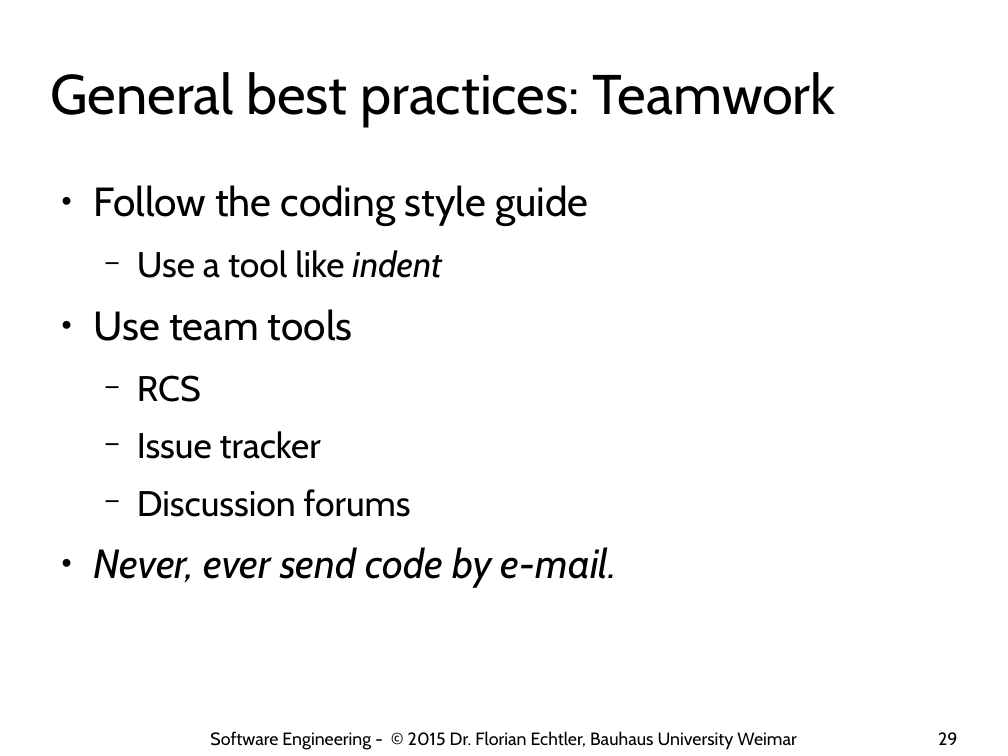
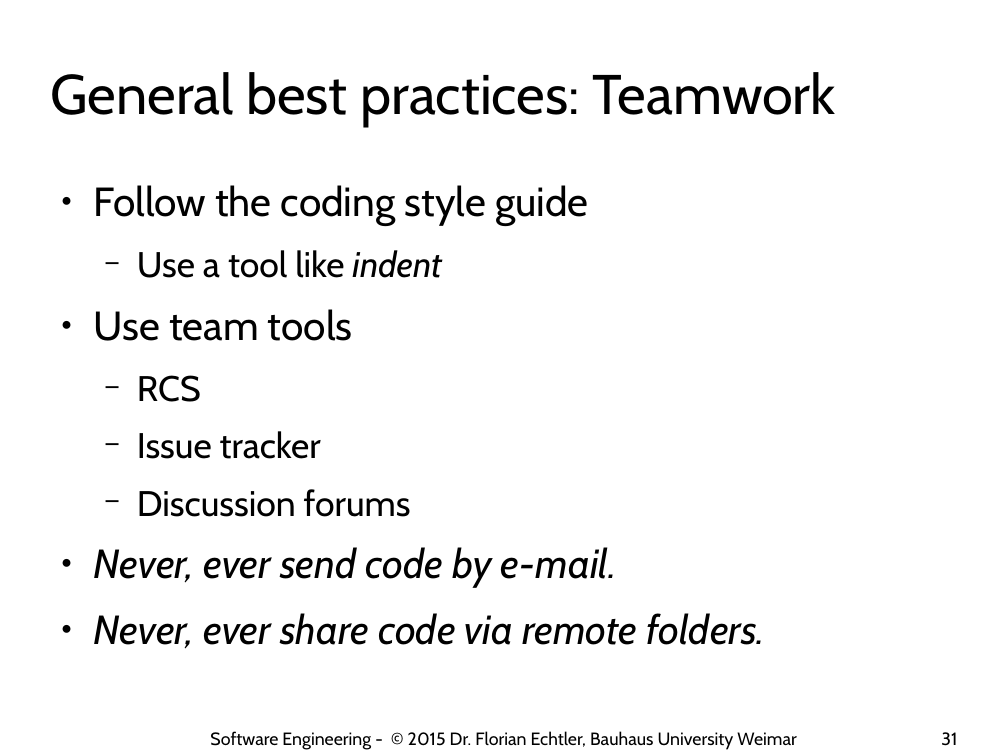
Before and after one commit to floe/software-engineering, a slide deck: slide 31 of 02-best-practices.odp (slide 29 before the commit). Drawn at 1008x756 pixels with LibreOffice and Linux fonts; fonts in the diff are those of the drawing; background and template pictures are left out. Boxes give left, top, right and bottom in pixels: in the first picture for what was removed or moved away, otherwise in the second. Text is boxed around its words. In the diff, an @@ line names an element or a change of style, - is before the commit and + after.

```diff
--- a/02-best-practices.odp
+++ b/02-best-practices.odp
@@ text at (94,613,766,649): paragraph added @@
+● Never, ever share code via remote folders.
@@ page number at (941,732,957,746): text changed @@
-29
+31
```
Also in this commit, not shown: 4 other slides changed, 2 slides added.
